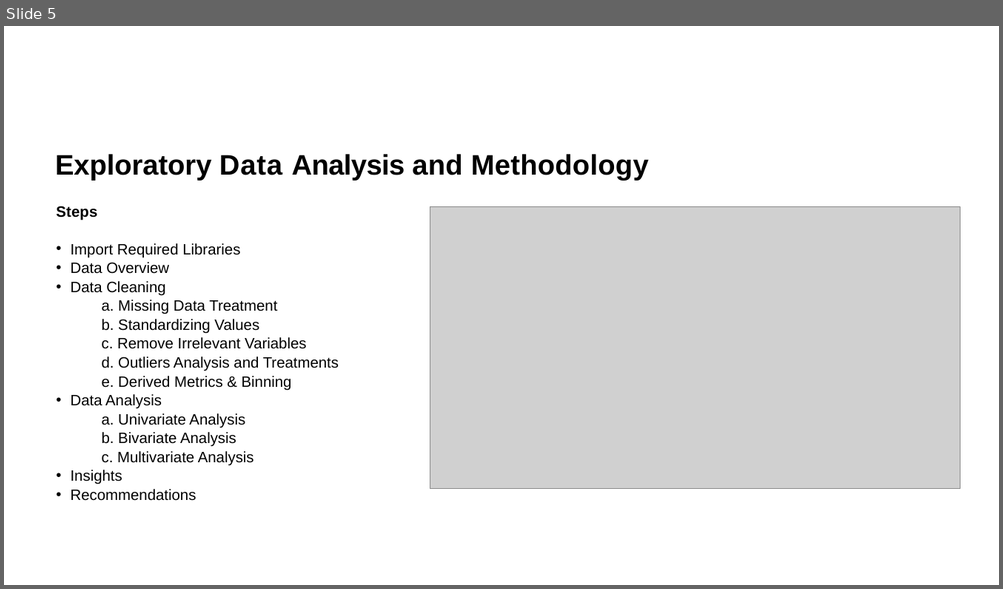
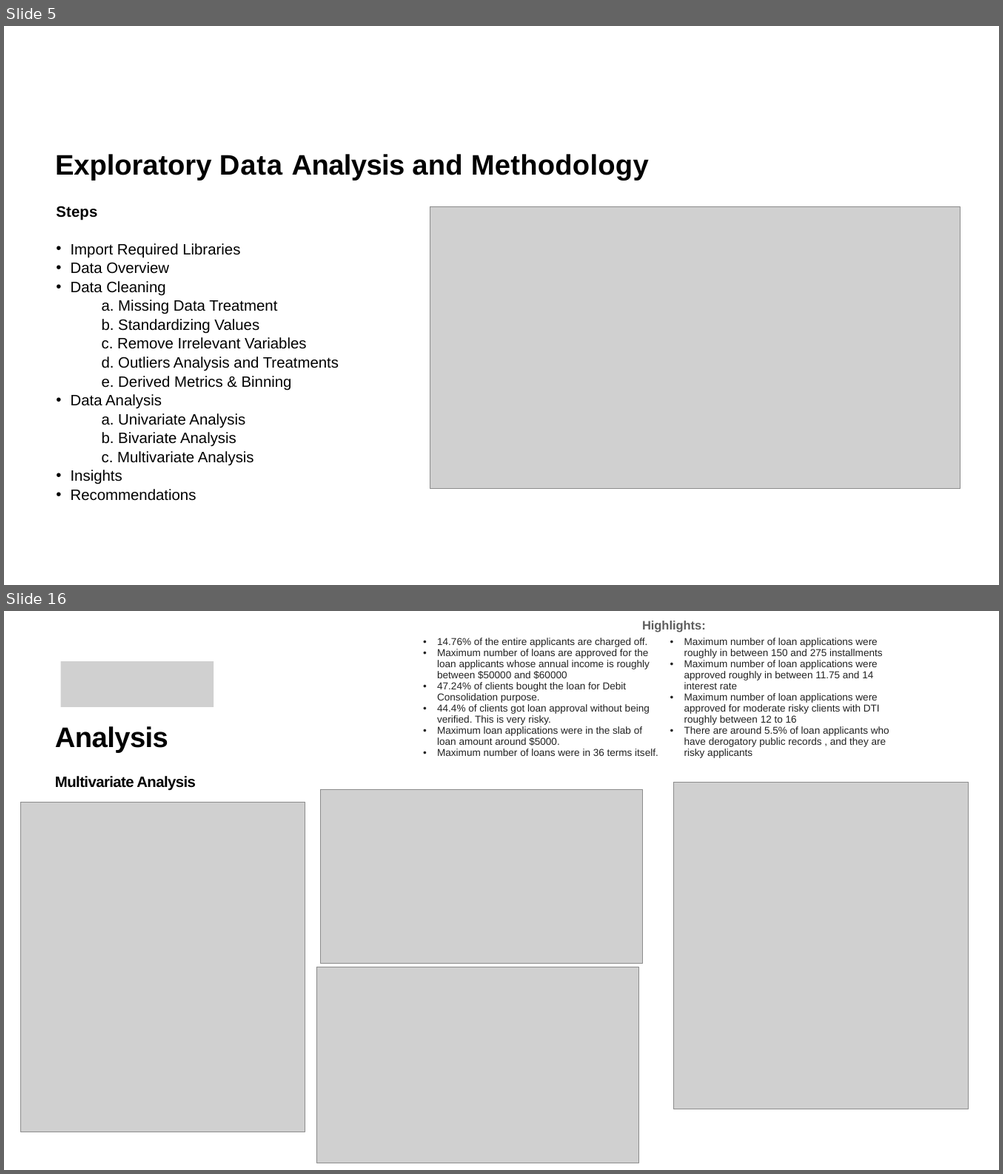
Before and after one commit to sreegithub19/upgrad, a slide deck: 2_Course_continuation/1_Statistics_essentials/2_Lending_club_case_study/LendingClubCaseStudy.pptx. Shown one above the other, each under a label of ours: slide 5 before the commit, slides 5 and 16 after it; the slides between them are not shown. The pictures are 1003x589 and 1003x1174 pixels, drawn with LibreOffice and Linux fonts; fonts in the diff are those of the drawing; grey boxes stand for pictures; background and template pictures are left out. Boxes give left, top, right and bottom in pixels: in the first picture for what was removed or moved away, otherwise in the second. Text is boxed around its words. In the diff, an @@ line names an element or a change of style, - is before the commit and + after.

```diff
--- a/2_Course_continuation/1_Statistics_essentials/2_Lending_club_case_study/LendingClubCaseStudy.pptx
+++ b/2_Course_continuation/1_Statistics_essentials/2_Lending_club_case_study/LendingClubCaseStudy.pptx
@@ slide 16 added at (x1=4, y1=611, x2=999, y2=1170), background #FFFFFF @@
@@ text added at (x1=642, y1=621, x2=706, y2=632), 19.5 pt, text #5E5E5E, bold @@
+Highlights:
@@ table added at (x1=418, y1=634, x2=912, y2=771), 1 rows, 2 columns @@
+14.76% of the entire applicants are charged off. / Maximum number of loans are approved for the loan applicants whose annual income is roughly between $50000 and $60000 / 47.24% of clients bought the loan for Debit Consolidation purpose. / 44.4% of clients got loan approval without being verified. This is very risky. / Maximum loan applications were in the slab of loan amount around $5000. / Maximum number of loans were in 36 terms itself. | Maximum number of loan applications were roughly in between 150 and 275 installments / Maximum number of loan applications were approved roughly in between 11.75 and 14 interest rate / Maximum number of loan applications were approved for moderate risky clients with DTI roughly between 12 to 16 / There are around 5.5% of loan applicants who have derogatory public records , and they are risky applicants
@@ picture added at (x1=60, y1=661, x2=213, y2=707) @@
@@ text added at (x1=55, y1=726, x2=196, y2=791), 24 pt, text #000000, bold @@
+Analysis
+Multivariate Analysis
@@ picture added at (x1=674, y1=782, x2=967, y2=1109) @@
@@ picture added at (x1=21, y1=802, x2=304, y2=1132) @@
@@ picture added at (x1=320, y1=789, x2=642, y2=963) @@
@@ picture added at (x1=316, y1=967, x2=638, y2=1163) @@
```
Also in this commit, not shown: 12 slides changed, 2 other slides added, 5 slides removed.
